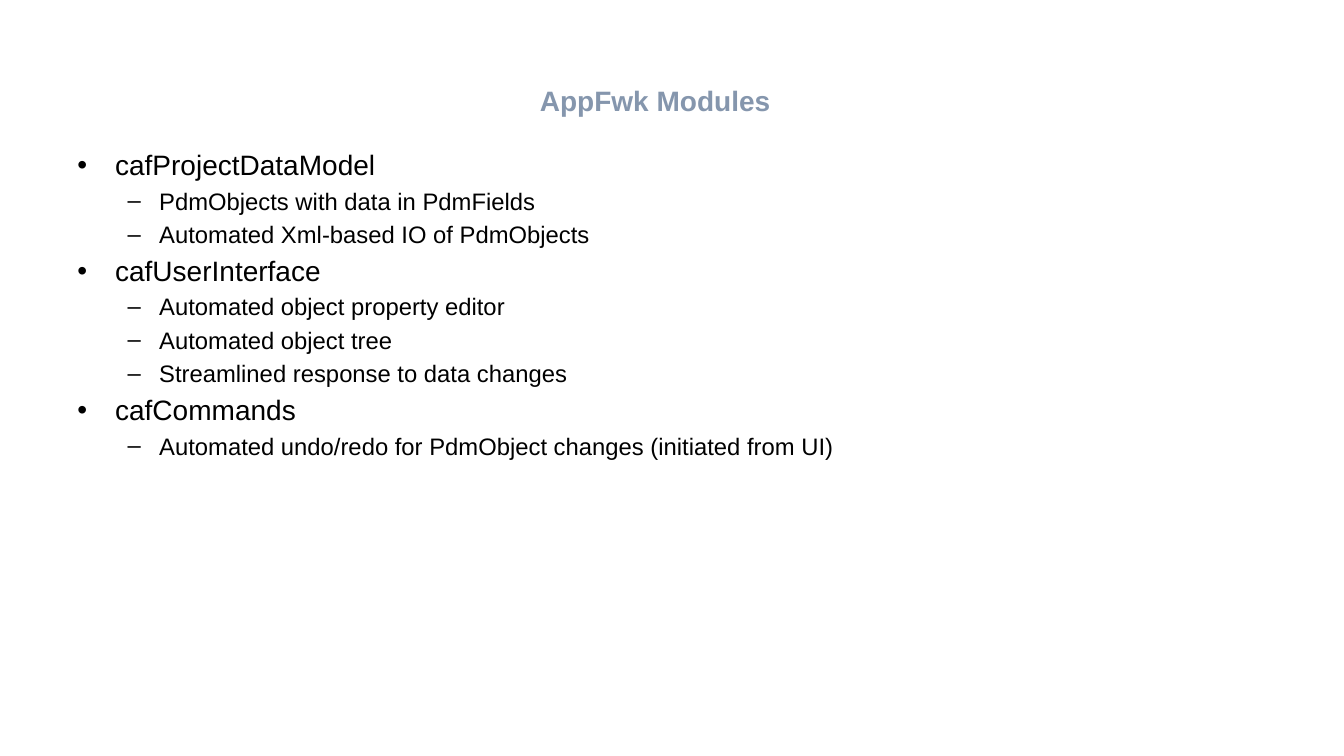
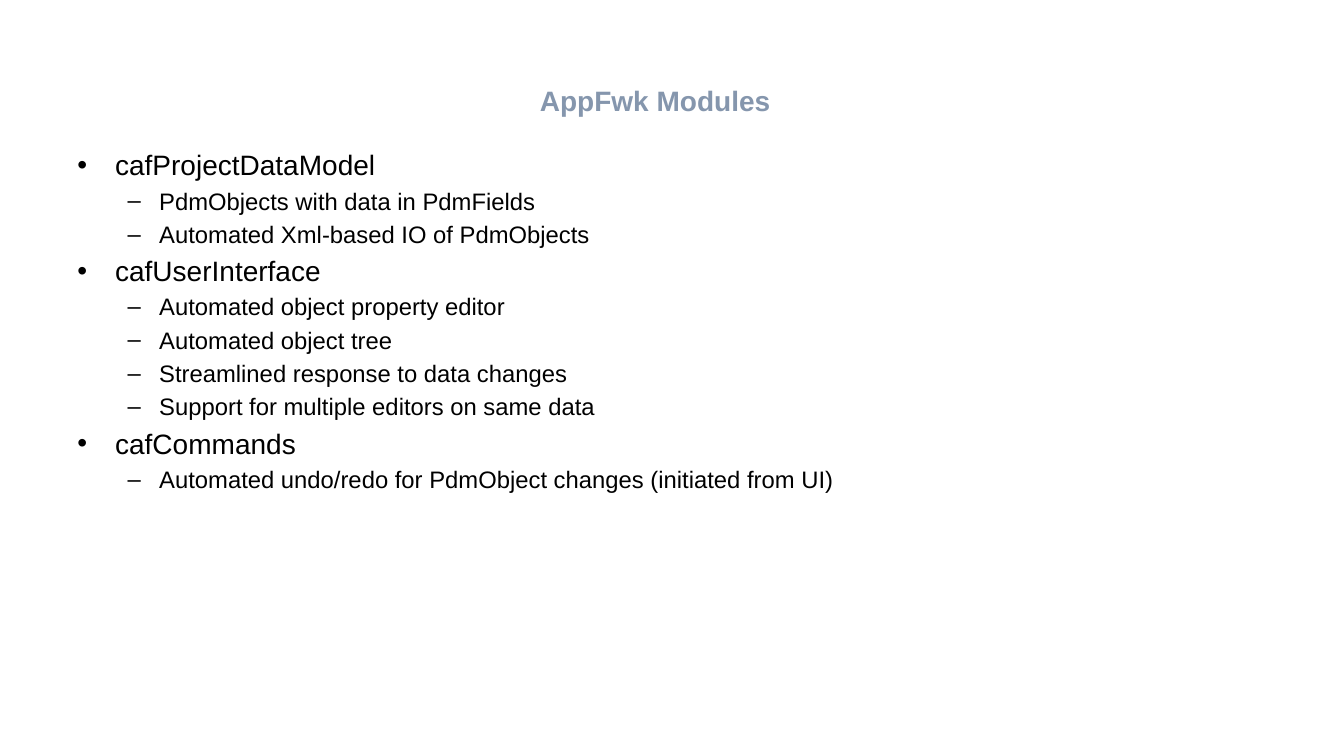
Before and after one commit to magnesj/DemoImageApplication, a slide deck: slide 3 of Presentation/Efficient application development using Qt.pptx. Drawn at 1344x756 pixels with LibreOffice and Linux fonts; fonts in the diff are those of the drawing; background and template pictures are left out. Boxes give left, top, right and bottom in pixels: in the first picture for what was removed or moved away, otherwise in the second. Text is boxed around its words. In the diff, an @@ line names an element or a change of style, - is before the commit and + after.

```diff
--- a/Presentation/Efficient application development using Qt.pptx
+++ b/Presentation/Efficient application development using Qt.pptx
@@ text at [159, 397, 594, 420]: paragraph added @@
+  – Support for multiple editors on same data
```
Also in this commit, not shown: 3 other slides changed, 1 slide added.
